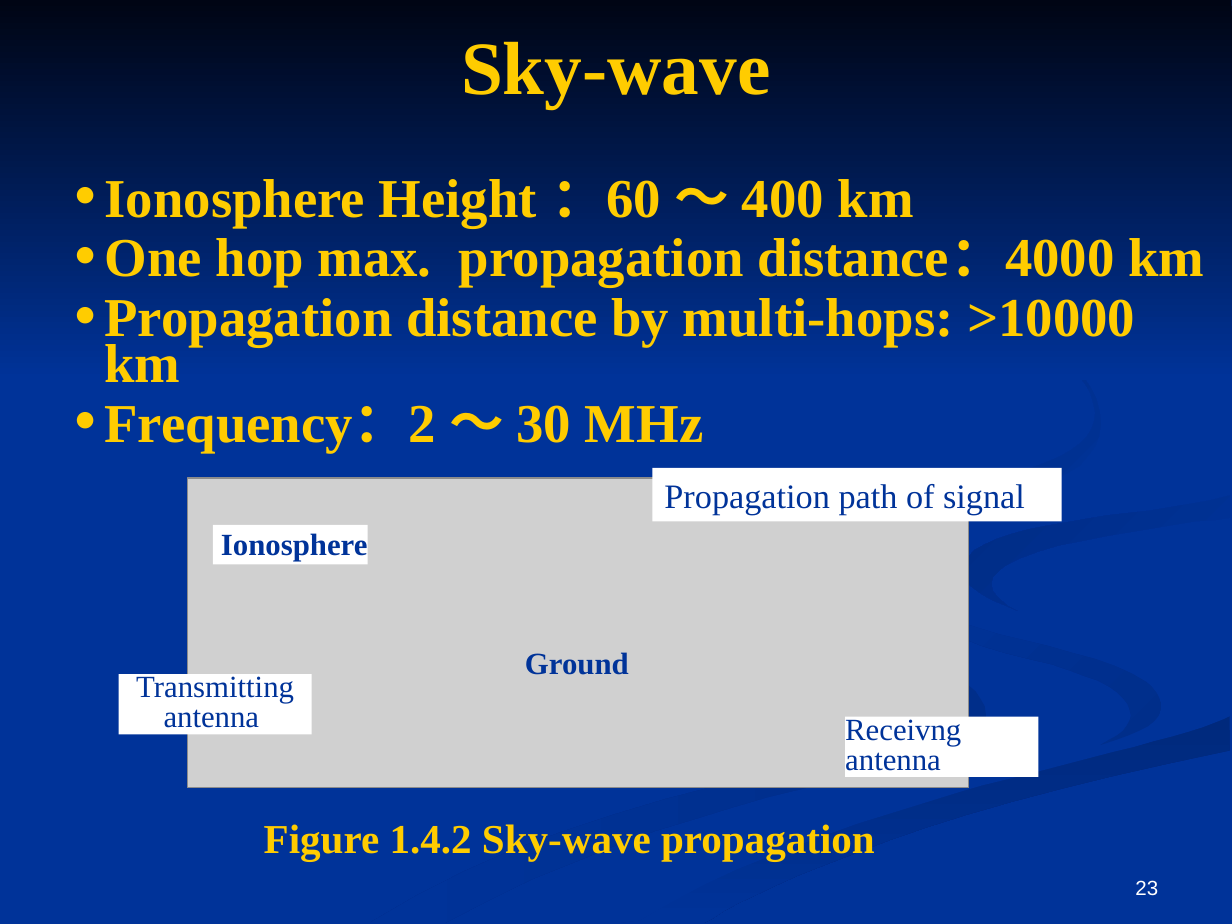
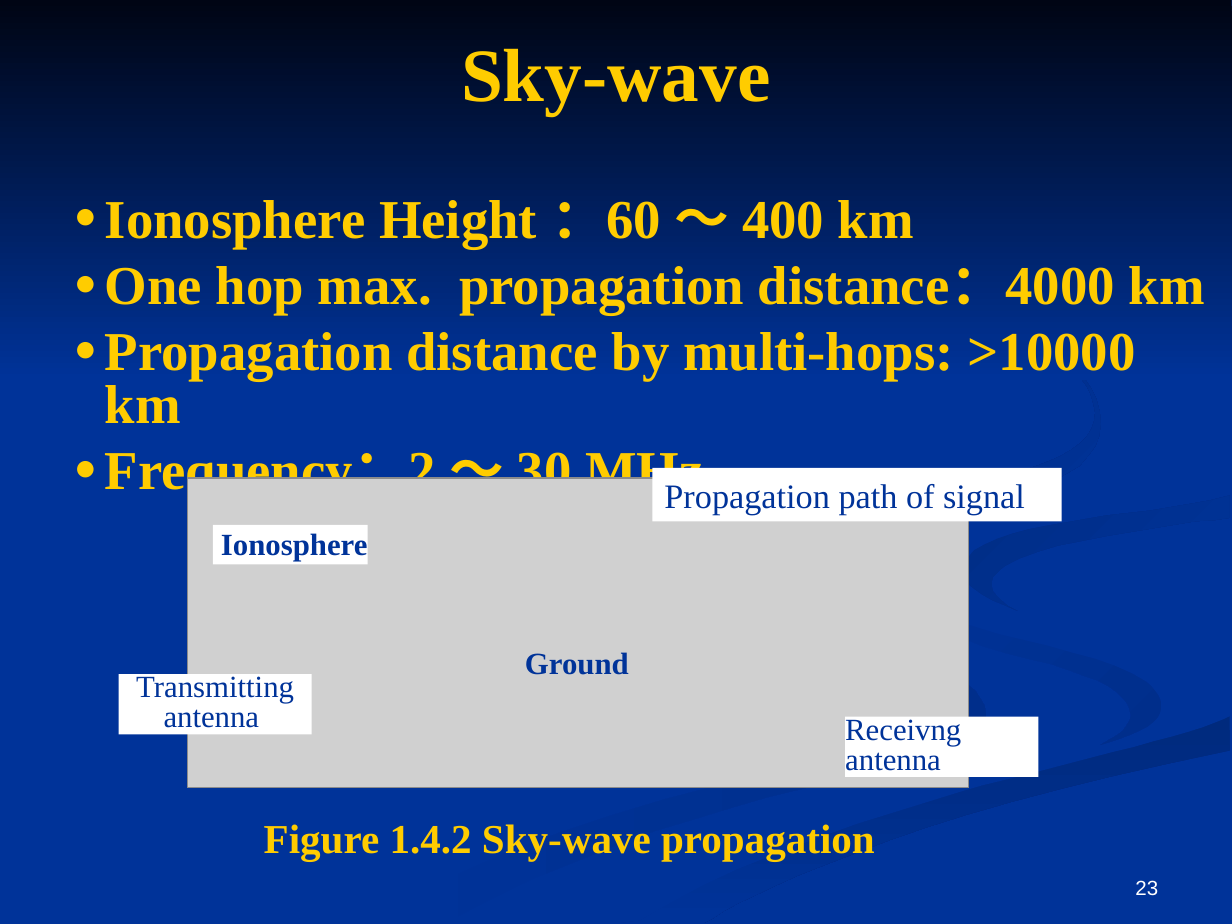
Before and after one commit to WillAlso/Data, a slide deck: slide 23 of 通信原理/英文课件/通信原理英文课件1/通信原理（英文版）1.ppt. Drawn at 1232x924 pixels with LibreOffice and Linux fonts; fonts in the diff are those of the drawing; grey boxes stand for pictures. Boxes give left, top, right and bottom in pixels: in the first picture for what was removed or moved away, otherwise in the second. Text is boxed around its words. In the diff, an @@ line names an element or a change of style, - is before the commit and + after.

```diff
--- a/通信原理/英文课件/通信原理英文课件1/通信原理（英文版）1.ppt
+++ b/通信原理/英文课件/通信原理英文课件1/通信原理（英文版）1.ppt
@@ text "Sky-wave" at box(105, 48, 1205, 500): line spacing 0.7 to 0.8 @@
@@ freeform shape at box(711, 287, 1101, 616): fill gradient #003399 to #002B81 to gradient #002B82 to #003399 @@
```
Also in this commit, not shown: 44 other slides changed, 42 other files.
